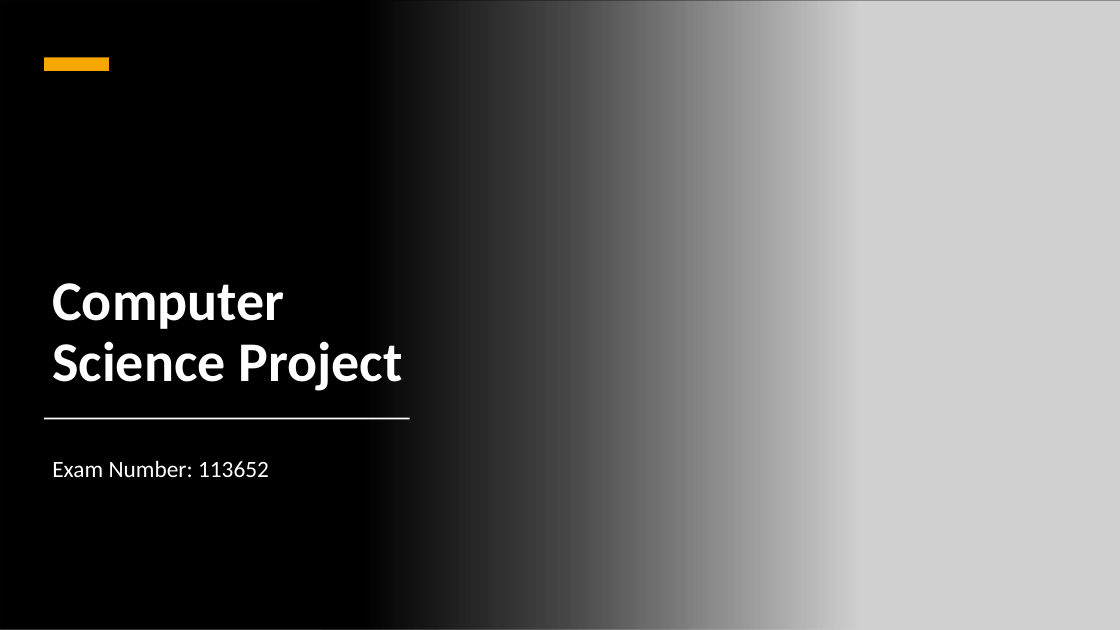
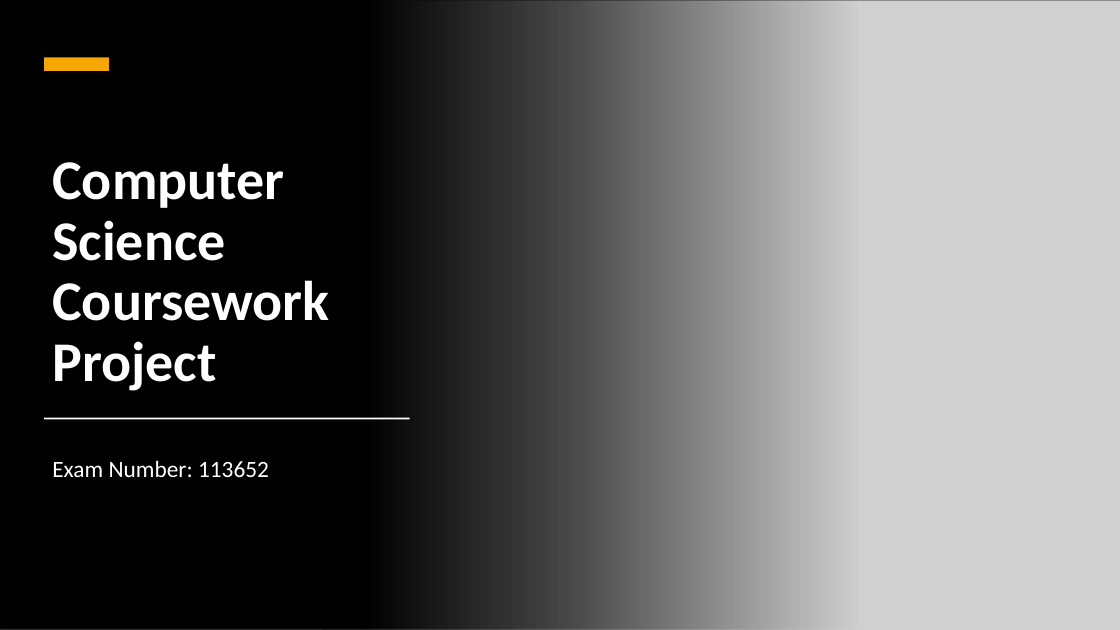
Before and after one commit to Conor-Doyle-29/Final-Year-Project, a slide deck: slide 1 of images+videos/Final Year Project Power Point.pptx. Drawn at 1120x630 pixels with LibreOffice and Linux fonts; fonts in the diff are those of the drawing; grey boxes stand for pictures. Boxes give left, top, right and bottom in pixels: in the first picture for what was removed or moved away, otherwise in the second. Text is boxed around its words. In the diff, an @@ line names an element or a change of style, - is before the commit and + after.

```diff
--- a/images+videos/Final Year Project Power Point.pptx
+++ b/images+videos/Final Year Project Power Point.pptx
@@ title at [52,162,329,391]: text changed @@
-Computer Science Project
+Computer Science
+Coursework Project
```
Also in this commit, not shown: 10 slides added, 1 slide removed, 1 other file.
